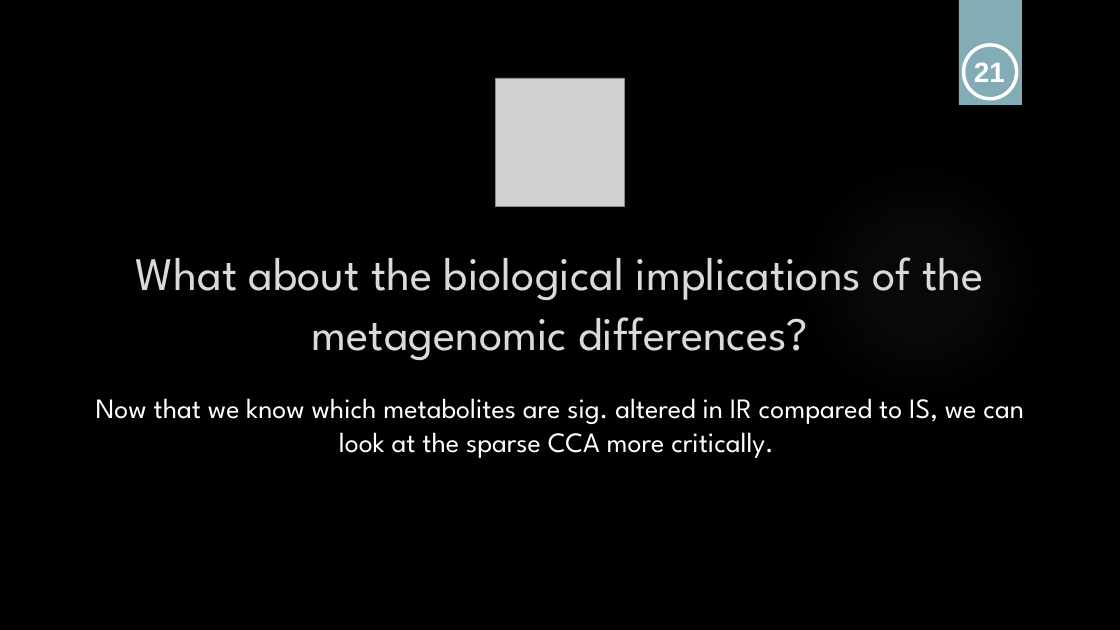
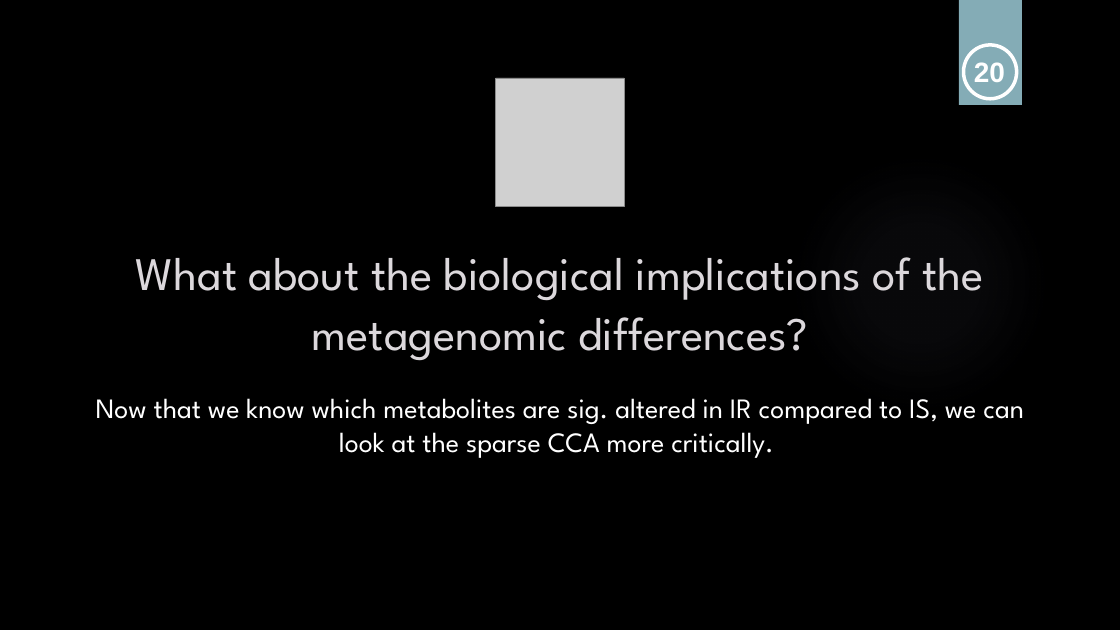
Before and after one commit to sabdeolive/Sabrina_BMS_Bachelor-Internship, a slide deck: slide 20 of Final Presentation.pptx. Drawn at 1120x630 pixels with LibreOffice and Linux fonts; fonts in the diff are those of the drawing; grey boxes stand for pictures; background and template pictures are left out. Boxes give left, top, right and bottom in pixels: in the first picture for what was removed or moved away, otherwise in the second. Text is boxed around its words. In the diff, an @@ line names an element or a change of style, - is before the commit and + after.

```diff
--- a/Final Presentation.pptx
+++ b/Final Presentation.pptx
@@ text at [974, 62, 1005, 82]: text changed @@
-21
+20
```
Also in this commit, not shown: 13 other slides changed.
